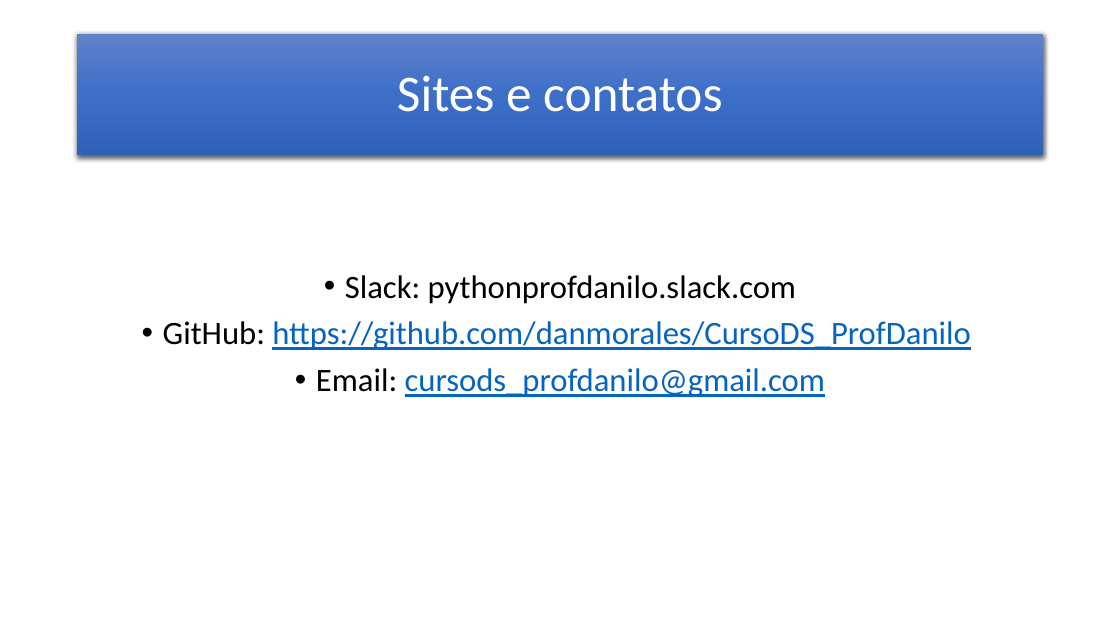
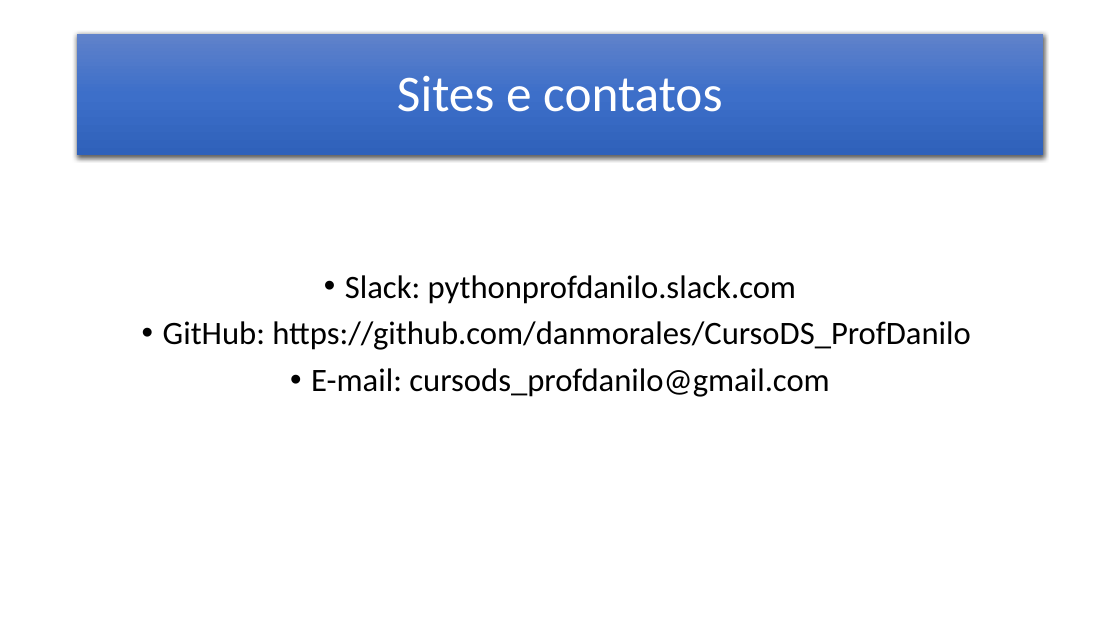
Before and after one commit to danmorales/CursoDS_ProfDanilo, a slide deck: slide 2 of Estatistica/Estatistica_Basica.pptx. Drawn at 1120x630 pixels with LibreOffice and Linux fonts; fonts in the diff are those of the drawing. Boxes give left, top, right and bottom in pixels: in the first picture for what was removed or moved away, otherwise in the second. Text is boxed around its words. In the diff, an @@ line names an element or a change of style, - is before the commit and + after.

```diff
--- a/Estatistica/Estatistica_Basica.pptx
+++ b/Estatistica/Estatistica_Basica.pptx
@@ text at (163,321,971,350): text colour #0563C1 to #000000, underline off in "https://github.com/danmorales/CursoDS_ProfDanilo" @@
@@ text at (311,368,829,397): text changed; text colour #0563C1 to #000000 @@
-• Email: cursods_profdanilo@gmail.com
+• E-mail: cursods_profdanilo@gmail.com
```
Also in this commit, not shown: 1 other slide changed, 5 other files.
